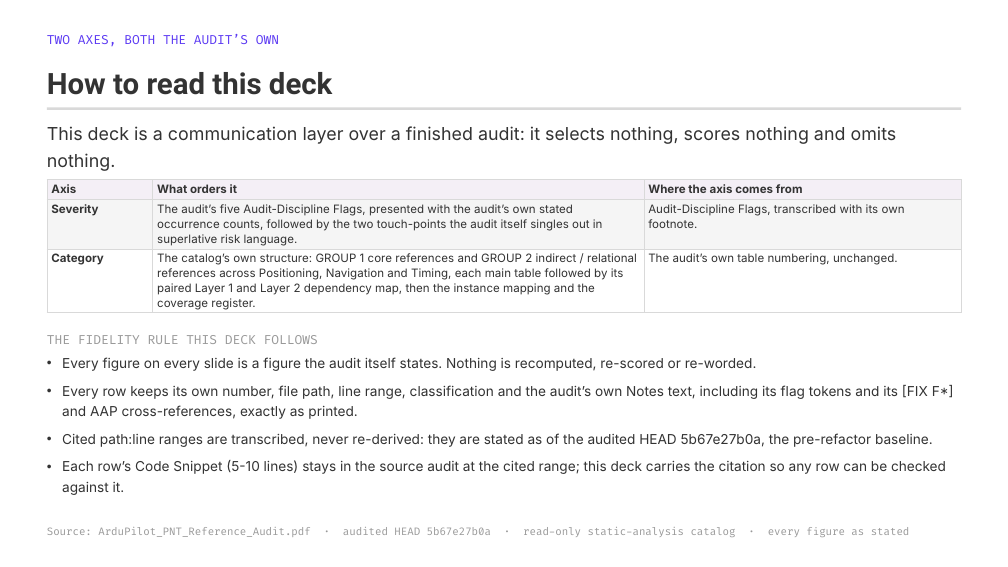
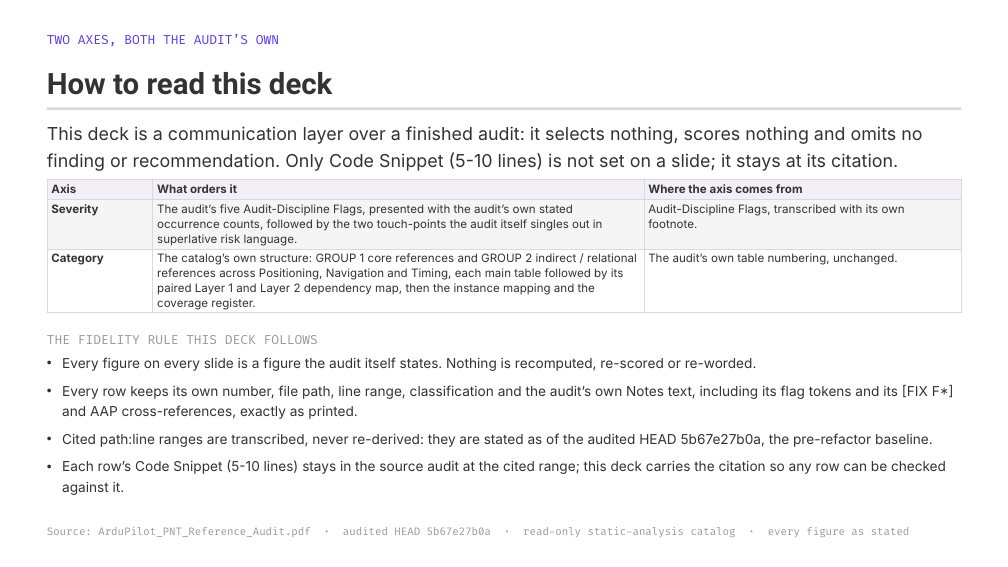
Before and after one commit to blitzy-public-samples/ardupilot-blitzy, a slide deck: slide 2 of blitzy/presentations/ArduPilot_PNT_Reference_Audit_Full_Findings.pptx. Drawn at 1008x567 pixels with LibreOffice and Linux fonts; fonts in the diff are those of the drawing. Boxes give left, top, right and bottom in pixels: in the first picture for what was removed or moved away, otherwise in the second. Text is boxed around its words. In the diff, an @@ line names an element or a change of style, - is before the commit and + after.

```diff
--- a/blitzy/presentations/ArduPilot_PNT_Reference_Audit_Full_Findings.pptx
+++ b/blitzy/presentations/ArduPilot_PNT_Reference_Audit_Full_Findings.pptx
@@ text at (x1=47, y1=126, x2=922, y2=171): text changed @@
-This deck is a communication layer over a finished audit: it selects nothing, scores nothing and omits nothing.
+This deck is a communication layer over a finished audit: it selects nothing, scores nothing and omits no finding or recommendation. Only Code Snippet (5-10 lines) is not set on a slide; it stays at its citation.
```
Also in this commit, not shown: 11 other slides changed.
